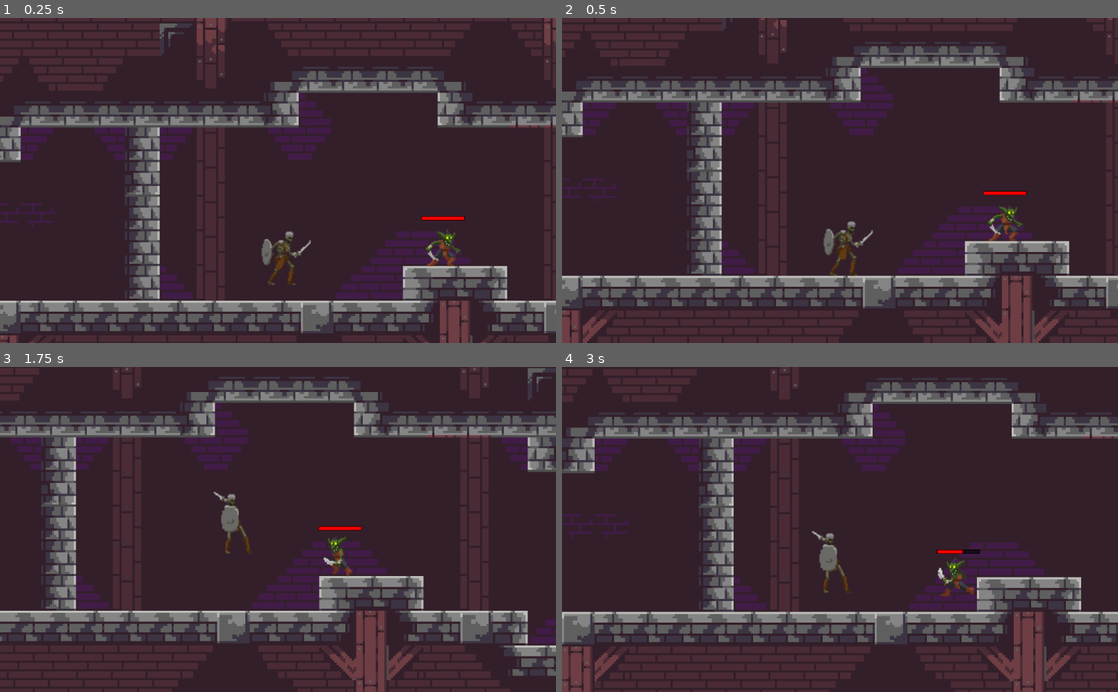
Above: before the commit, frames 1-4 (two rows, left to right).
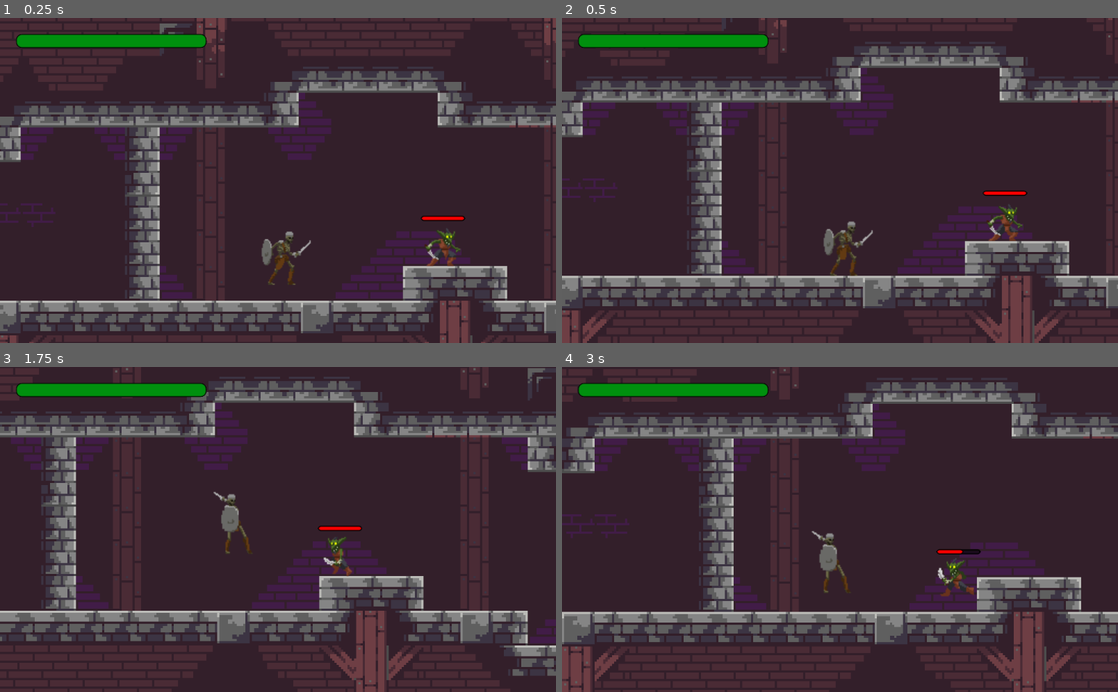
Above: after the commit, the same moments.

Repository: marcotmotta/rpg-godot
Game: Godot game, scene res://Map1.tscn
The game is run twice, just before and just after one commit, with the same random seed, the same clock (stepped at 60 frames per second) and the same inputs.
Inputs:
- Up to frame 1 (0.25 s): no input
- Up to frame 2 (0.5 s): no input
- Up to frame 3 (1.75 s): hold D (right) from 0.53 s (still down); tap Space (attack) at 0.6, 1.55 s; tap Up (up) at 0.77, 0.8, 1.07, 1.35, 1.52 s
- Up to frame 4 (3 s): tap Up (up) at 1.82, 2.3 s; release D (right) at 2.03 s; hold A (left) 2.03-2.78 s; tap Space (attack) at 2.1, 2.85 s; hold D (right) from 2.78 s (still down)

The runs differ from the first frame. In frame 1, 1.6% of the frame differs, in the area x 2-84%, y 4-77%; in frame 2, 1.6%; in frame 3, 1.5%; in frame 4, 1.5%.

Commit message:
add player health bar

Diff:
--- a/RPG/EnemyGoblin.tscn
+++ b/RPG/EnemyGoblin.tscn
@@ -29,83 +29,83 @@
 
 [sub_resource type="AtlasTexture" id=5]
 flags = 4
-atlas = ExtResource( 5 )
+atlas = ExtResource( 4 )
 region = Rect2( 0, 0, 150, 150 )
 
 [sub_resource type="AtlasTexture" id=6]
 flags = 4
-atlas = ExtResource( 5 )
+atlas = ExtResource( 4 )
 region = Rect2( 150, 0, 150, 150 )
 
 [sub_resource type="AtlasTexture" id=7]
 flags = 4
-atlas = ExtResource( 5 )
+atlas = ExtResource( 4 )
 region = Rect2( 300, 0, 150, 150 )
 
 [sub_resource type="AtlasTexture" id=8]
 flags = 4
-atlas = ExtResource( 5 )
+atlas = ExtResource( 4 )
 region = Rect2( 450, 0, 150, 150 )
 
 [sub_resource type="AtlasTexture" id=9]
 flags = 4
-atlas = ExtResource( 3 )
+atlas = ExtResource( 5 )
 region = Rect2( 0, 0, 150, 150 )
 
 [sub_resource type="AtlasTexture" id=10]
 flags = 4
-atlas = ExtResource( 3 )
+atlas = ExtResource( 5 )
 region = Rect2( 150, 0, 150, 150 )
 
 [sub_resource type="AtlasTexture" id=11]
 flags = 4
-atlas = ExtResource( 3 )
+atlas = ExtResource( 5 )
 region = Rect2( 300, 0, 150, 150 )
 
 [sub_resource type="AtlasTexture" id=12]
 flags = 4
-atlas = ExtResource( 3 )
+atlas = ExtResource( 5 )
 region = Rect2( 450, 0, 150, 150 )
 
 [sub_resource type="AtlasTexture" id=13]
 flags = 4
 atlas = ExtResource( 3 )
+region = Rect2( 0, 0, 150, 150 )
+
+[sub_resource type="AtlasTexture" id=14]
+flags = 4
+atlas = ExtResource( 3 )
+region = Rect2( 150, 0, 150, 150 )
+
+[sub_resource type="AtlasTexture" id=15]
+flags = 4
+atlas = ExtResource( 3 )
+region = Rect2( 300, 0, 150, 150 )
+
+[sub_resource type="AtlasTexture" id=16]
+flags = 4
+atlas = ExtResource( 3 )
+region = Rect2( 450, 0, 150, 150 )
+
+[sub_resource type="AtlasTexture" id=17]
+flags = 4
+atlas = ExtResource( 3 )
 region = Rect2( 600, 0, 150, 150 )
 
-[sub_resource type="AtlasTexture" id=14]
+[sub_resource type="AtlasTexture" id=18]
 flags = 4
 atlas = ExtResource( 3 )
 region = Rect2( 750, 0, 150, 150 )
 
-[sub_resource type="AtlasTexture" id=15]
+[sub_resource type="AtlasTexture" id=19]
 flags = 4
 atlas = ExtResource( 3 )
 region = Rect2( 900, 0, 150, 150 )
 
-[sub_resource type="AtlasTexture" id=16]
+[sub_resource type="AtlasTexture" id=20]
 flags = 4
 atlas = ExtResource( 3 )
 region = Rect2( 1050, 0, 150, 150 )
-
-[sub_resource type="AtlasTexture" id=17]
-flags = 4
-atlas = ExtResource( 4 )
-region = Rect2( 0, 0, 150, 150 )
-
-[sub_resource type="AtlasTexture" id=18]
-flags = 4
-atlas = ExtResource( 4 )
-region = Rect2( 150, 0, 150, 150 )
-
-[sub_resource type="AtlasTexture" id=19]
-flags = 4
-atlas = ExtResource( 4 )
-region = Rect2( 300, 0, 150, 150 )
-
-[sub_resource type="AtlasTexture" id=20]
-flags = 4
-atlas = ExtResource( 4 )
-region = Rect2( 450, 0, 150, 150 )
 
 [sub_resource type="AtlasTexture" id=21]
 flags = 4
@@ -156,18 +156,18 @@
 }, {
 "frames": [ SubResource( 5 ), SubResource( 6 ), SubResource( 7 ), SubResource( 8 ) ],
 "loop": false,
+"name": "hurt",
+"speed": 8.0
+}, {
+"frames": [ SubResource( 9 ), SubResource( 10 ), SubResource( 11 ), SubResource( 12 ) ],
+"loop": false,
 "name": "death",
 "speed": 5.0
 }, {
-"frames": [ SubResource( 9 ), SubResource( 10 ), SubResource( 11 ), SubResource( 12 ), SubResource( 13 ), SubResource( 14 ), SubResource( 15 ), SubResource( 16 ) ],
+"frames": [ SubResource( 13 ), SubResource( 14 ), SubResource( 15 ), SubResource( 16 ), SubResource( 17 ), SubResource( 18 ), SubResource( 19 ), SubResource( 20 ) ],
 "loop": true,
 "name": "run",
 "speed": 10.0
-}, {
-"frames": [ SubResource( 17 ), SubResource( 18 ), SubResource( 19 ), SubResource( 20 ) ],
-"loop": false,
-"name": "hurt",
-"speed": 8.0
 }, {
 "frames": [ SubResource( 21 ), SubResource( 22 ), SubResource( 23 ), SubResource( 24 ), SubResource( 25 ), SubResource( 26 ) ],
 "loop": true,
@@ -192,6 +192,10 @@
 border_width_bottom = 1
 border_color = Color( 0, 0, 0, 1 )
 border_blend = true
+corner_radius_top_left = 5
+corner_radius_top_right = 5
+corner_radius_bottom_right = 5
+corner_radius_bottom_left = 5
 
 [sub_resource type="StyleBoxFlat" id=32]
 bg_color = Color( 0, 0, 0, 0.588235 )
@@ -201,6 +205,10 @@
 border_width_bottom = 1
 border_color = Color( 0, 0, 0, 1 )
 border_blend = true
+corner_radius_top_left = 5
+corner_radius_top_right = 5
+corner_radius_bottom_right = 5
+corner_radius_bottom_left = 5
 
 [sub_resource type="CapsuleShape2D" id=33]
 radius = 45.0
@@ -221,7 +229,6 @@
 [node name="AnimatedSprite" type="AnimatedSprite" parent="."]
 frames = SubResource( 29 )
 animation = "idle"
-frame = 1
 playing = true
 
 [node name="CollisionShape2D" type="CollisionShape2D" parent="."]
--- a/RPG/Player.tscn
+++ b/RPG/Player.tscn
@@ -47,93 +47,93 @@
 
 [sub_resource type="AtlasTexture" id=8]
 flags = 4
-atlas = ExtResource( 8 )
+atlas = ExtResource( 9 )
 region = Rect2( 0, 0, 150, 150 )
 
 [sub_resource type="AtlasTexture" id=9]
 flags = 4
-atlas = ExtResource( 8 )
+atlas = ExtResource( 9 )
 region = Rect2( 150, 0, 150, 150 )
 
 [sub_resource type="AtlasTexture" id=10]
 flags = 4
-atlas = ExtResource( 8 )
+atlas = ExtResource( 9 )
 region = Rect2( 300, 0, 150, 150 )
 
 [sub_resource type="AtlasTexture" id=11]
 flags = 4
-atlas = ExtResource( 8 )
+atlas = ExtResource( 9 )
 region = Rect2( 450, 0, 150, 150 )
 
 [sub_resource type="AtlasTexture" id=12]
 flags = 4
-atlas = ExtResource( 4 )
+atlas = ExtResource( 8 )
 region = Rect2( 0, 0, 150, 150 )
 
 [sub_resource type="AtlasTexture" id=13]
 flags = 4
-atlas = ExtResource( 4 )
+atlas = ExtResource( 8 )
 region = Rect2( 150, 0, 150, 150 )
 
 [sub_resource type="AtlasTexture" id=14]
 flags = 4
-atlas = ExtResource( 4 )
+atlas = ExtResource( 8 )
 region = Rect2( 300, 0, 150, 150 )
 
 [sub_resource type="AtlasTexture" id=15]
 flags = 4
-atlas = ExtResource( 4 )
+atlas = ExtResource( 8 )
 region = Rect2( 450, 0, 150, 150 )
 
 [sub_resource type="AtlasTexture" id=16]
 flags = 4
+atlas = ExtResource( 4 )
+region = Rect2( 0, 0, 150, 150 )
+
+[sub_resource type="AtlasTexture" id=17]
+flags = 4
+atlas = ExtResource( 4 )
+region = Rect2( 150, 0, 150, 150 )
+
+[sub_resource type="AtlasTexture" id=18]
+flags = 4
+atlas = ExtResource( 4 )
+region = Rect2( 300, 0, 150, 150 )
+
+[sub_resource type="AtlasTexture" id=19]
+flags = 4
+atlas = ExtResource( 4 )
+region = Rect2( 450, 0, 150, 150 )
+
+[sub_resource type="AtlasTexture" id=20]
+flags = 4
+atlas = ExtResource( 7 )
+region = Rect2( 0, 0, 150, 150 )
+
+[sub_resource type="AtlasTexture" id=21]
+flags = 4
+atlas = ExtResource( 7 )
+region = Rect2( 150, 0, 150, 150 )
+
+[sub_resource type="AtlasTexture" id=22]
+flags = 4
+atlas = ExtResource( 7 )
+region = Rect2( 300, 0, 150, 150 )
+
+[sub_resource type="AtlasTexture" id=23]
+flags = 4
+atlas = ExtResource( 7 )
+region = Rect2( 450, 0, 150, 150 )
+
+[sub_resource type="AtlasTexture" id=24]
+flags = 4
 atlas = ExtResource( 3 )
 region = Rect2( 900, 0, 150, 150 )
 
-[sub_resource type="AtlasTexture" id=17]
+[sub_resource type="AtlasTexture" id=25]
 flags = 4
 atlas = ExtResource( 3 )
 region = Rect2( 1050, 0, 150, 150 )
-
-[sub_resource type="AtlasTexture" id=18]
-flags = 4
-atlas = ExtResource( 7 )
-region = Rect2( 0, 0, 150, 150 )
-
-[sub_resource type="AtlasTexture" id=19]
-flags = 4
-atlas = ExtResource( 7 )
-region = Rect2( 150, 0, 150, 150 )
-
-[sub_resource type="AtlasTexture" id=20]
-flags = 4
-atlas = ExtResource( 7 )
-region = Rect2( 300, 0, 150, 150 )
-
-[sub_resource type="AtlasTexture" id=21]
-flags = 4
-atlas = ExtResource( 7 )
-region = Rect2( 450, 0, 150, 150 )
-
-[sub_resource type="AtlasTexture" id=22]
-flags = 4
-atlas = ExtResource( 9 )
-region = Rect2( 0, 0, 150, 150 )
-
-[sub_resource type="AtlasTexture" id=23]
-flags = 4
-atlas = ExtResource( 9 )
-region = Rect2( 150, 0, 150, 150 )
-
-[sub_resource type="AtlasTexture" id=24]
-flags = 4
-atlas = ExtResource( 9 )
-region = Rect2( 300, 0, 150, 150 )
-
-[sub_resource type="AtlasTexture" id=25]
-flags = 4
-atlas = ExtResource( 9 )
-region = Rect2( 450, 0, 150, 150 )
 
 [sub_resource type="SpriteFrames" id=26]
 animations = [ {
@@ -149,28 +149,28 @@
 }, {
 "frames": [ SubResource( 8 ), SubResource( 9 ), SubResource( 10 ), SubResource( 11 ) ],
 "loop": false,
+"name": "hurt",
+"speed": 8.0
+}, {
+"frames": [ SubResource( 12 ), SubResource( 13 ), SubResource( 14 ), SubResource( 15 ) ],
+"loop": false,
 "name": "death",
 "speed": 5.0
 }, {
-"frames": [ SubResource( 12 ), SubResource( 13 ), SubResource( 14 ), SubResource( 15 ) ],
+"frames": [ SubResource( 16 ), SubResource( 17 ), SubResource( 18 ), SubResource( 19 ) ],
 "loop": true,
 "name": "run",
 "speed": 10.0
 }, {
-"frames": [ SubResource( 16 ), SubResource( 17 ) ],
+"frames": [ SubResource( 20 ), SubResource( 21 ), SubResource( 22 ), SubResource( 23 ) ],
+"loop": true,
+"name": "block",
+"speed": 5.0
+}, {
+"frames": [ SubResource( 24 ), SubResource( 25 ) ],
 "loop": true,
 "name": "attack_step_02",
 "speed": 10.0
-}, {
-"frames": [ SubResource( 18 ), SubResource( 19 ), SubResource( 20 ), SubResource( 21 ) ],
-"loop": true,
-"name": "block",
-"speed": 5.0
-}, {
-"frames": [ SubResource( 22 ), SubResource( 23 ), SubResource( 24 ), SubResource( 25 ) ],
-"loop": false,
-"name": "hurt",
-"speed": 8.0
 } ]
 
 [sub_resource type="CapsuleShape2D" id=27]
@@ -179,6 +179,32 @@
 
 [sub_resource type="CircleShape2D" id=28]
 radius = 26.0
+
+[sub_resource type="StyleBoxFlat" id=29]
+bg_color = Color( 0, 0.568627, 0.0588235, 1 )
+border_width_left = 2
+border_width_top = 2
+border_width_right = 2
+border_width_bottom = 2
+border_color = Color( 0, 0, 0, 1 )
+border_blend = true
+corner_radius_top_left = 10
+corner_radius_top_right = 10
+corner_radius_bottom_right = 10
+corner_radius_bottom_left = 10
+
+[sub_resource type="StyleBoxFlat" id=30]
+bg_color = Color( 0, 0, 0, 0.588235 )
+border_width_left = 2
+border_width_top = 2
+border_width_right = 2
+border_width_bottom = 2
+border_color = Color( 0, 0, 0, 1 )
+border_blend = true
+corner_radius_top_left = 10
+corner_radius_top_right = 10
+corner_radius_bottom_right = 10
+corner_radius_bottom_left = 10
 
 [node name="Player" type="KinematicBody2D" groups=[
 "Player",
@@ -198,7 +224,6 @@
 shape = SubResource( 27 )
 
 [node name="Camera2D" type="Camera2D" parent="."]
-visible = false
 position = Vector2( 0, -45.2201 )
 current = true
 smoothing_enabled = true
@@ -221,6 +246,21 @@
 [node name="AttackSound" type="AudioStreamPlayer" parent="."]
 stream = ExtResource( 6 )
 volume_db = -20.0
+
+[node name="CanvasLayer" type="CanvasLayer" parent="."]
+
+[node name="HealthBar" type="ProgressBar" parent="CanvasLayer"]
+margin_left = 30.0
+margin_top = 30.0
+margin_right = 380.0
+margin_bottom = 55.0
+custom_styles/fg = SubResource( 29 )
+custom_styles/bg = SubResource( 30 )
+value = 50.0
+percent_visible = false
+__meta__ = {
+"_edit_use_anchors_": false
+}
 [connection signal="grounded_updated" from="." to="Camera2D" method="_on_Player_grounded_updated"]
 [connection signal="animation_finished" from="AnimatedSprite" to="." method="_on_AnimatedSprite_animation_finished"]
 [connection signal="body_entered" from="AttackRange" to="." method="_on_AttackRange_body_entered"]
--- a/RPG/scripts/enemy_goblin.gd
+++ b/RPG/scripts/enemy_goblin.gd
@@ -39,7 +39,7 @@
 		IDLE:
 			pass
 		CHANGE_DIRECTION:
-			direction = choose([Vector2.RIGHT, Vector2.LEFT])
+			direction = global.choose([Vector2.RIGHT, Vector2.LEFT])
 			state = MOVE
 		MOVE:
 			for character in $VisionRange.get_overlapping_bodies():
@@ -68,10 +68,6 @@
 				is_ground_dead()
 
 	velocity = move_and_slide(velocity, global.floor_normal)
-
-func choose(array):
-	array.shuffle()
-	return array.front()
 
 func _on_AnimatedSprite_animation_finished():
 	if $AnimatedSprite.animation == 'hurt':
@@ -115,11 +111,6 @@
 		$AttackRange.queue_free()
 		$AttackDamage.queue_free()
 
-func _on_AttackRange_body_entered(body):
-	if body.is_in_group("Player"):
-		state = ATTACK
-		$AnimatedSprite.play("attack_step_1")
-
 func _on_VisionRange_body_entered(body):
 	if body.is_in_group('Player') and state != ATTACK:
 		state = MOVE
@@ -129,6 +120,11 @@
 		state = IDLE
 		$AnimatedSprite.play("idle")
 
+func _on_AttackRange_body_entered(body):
+	if body.is_in_group("Player"):
+		state = ATTACK
+		$AnimatedSprite.play("attack_step_1")
+
 func _on_AttackDamage_body_entered(body):
 	if body.is_in_group('Player'):
 		body.take_damage(damage, $AnimatedSprite.flip_h)
--- a/RPG/scripts/global.gd
+++ b/RPG/scripts/global.gd
@@ -5,3 +5,7 @@
 
 func _ready():
 	pass # Replace with function body.
+
+func choose(array):
+	array.shuffle()
+	return array.front()
--- a/RPG/scripts/player.gd
+++ b/RPG/scripts/player.gd
@@ -7,6 +7,8 @@
 export (int) var jump_speed = -550
 export (int) var max_health = 100
 export (int) var damage = 40
+
+const HEALTH_BAR_COLOR = "00910f"
 
 onready var global = get_node("/root/global")
 onready var health = max_health
@@ -22,6 +24,10 @@
 var facing = 0
 
 func _ready():
+	$CanvasLayer/HealthBar.max_value = max_health
+	$CanvasLayer/HealthBar.value = health
+	$CanvasLayer/HealthBar.get("custom_styles/fg").set_bg_color(Color(HEALTH_BAR_COLOR))
+
 	$AnimatedSprite.play("idle")
 
 func _input_process():
@@ -60,6 +66,8 @@
 					$AnimatedSprite.play("idle")
 
 func _physics_process(delta):
+	$CanvasLayer/HealthBar.value = health
+
 	# Camera configs.
 	var was_grounded = is_grounded
 	is_grounded = is_on_floor()
@@ -80,6 +88,7 @@
 func take_damage(dmg, enemy_direction):
 	if !blocking or $AnimatedSprite.flip_h == enemy_direction:
 		health -= dmg
+		$CanvasLayer/HealthBar.get("custom_styles/fg").set_bg_color(Color.darkgray)
 
 		if health > 0:
 			$AnimatedSprite.play("hurt")
@@ -102,8 +111,10 @@
 		attacking = false
 
 	elif $AnimatedSprite.animation == 'hurt':
+		$CanvasLayer/HealthBar.get("custom_styles/fg").set_bg_color(Color(HEALTH_BAR_COLOR))
 		$AnimatedSprite.play("idle")
 		taking_damage = false
+
 
 func _on_AttackRange_body_entered(body):
 	if body.is_in_group('Enemies'):
Not shown: 1 places in RPG/Player.tscn that only renumber resources
Not shown, removed: RPG/assets/Player/Attack.png.import
Not shown, removed: RPG/assets/Player/Death.png.import
Not shown, removed: RPG/assets/Player/Idle.png.import
Not shown, removed: RPG/assets/Player/Shield.png.import
Not shown, removed: RPG/assets/Player/Take Hit.png.import
Not shown, removed: RPG/assets/Player/Walk.png.import
